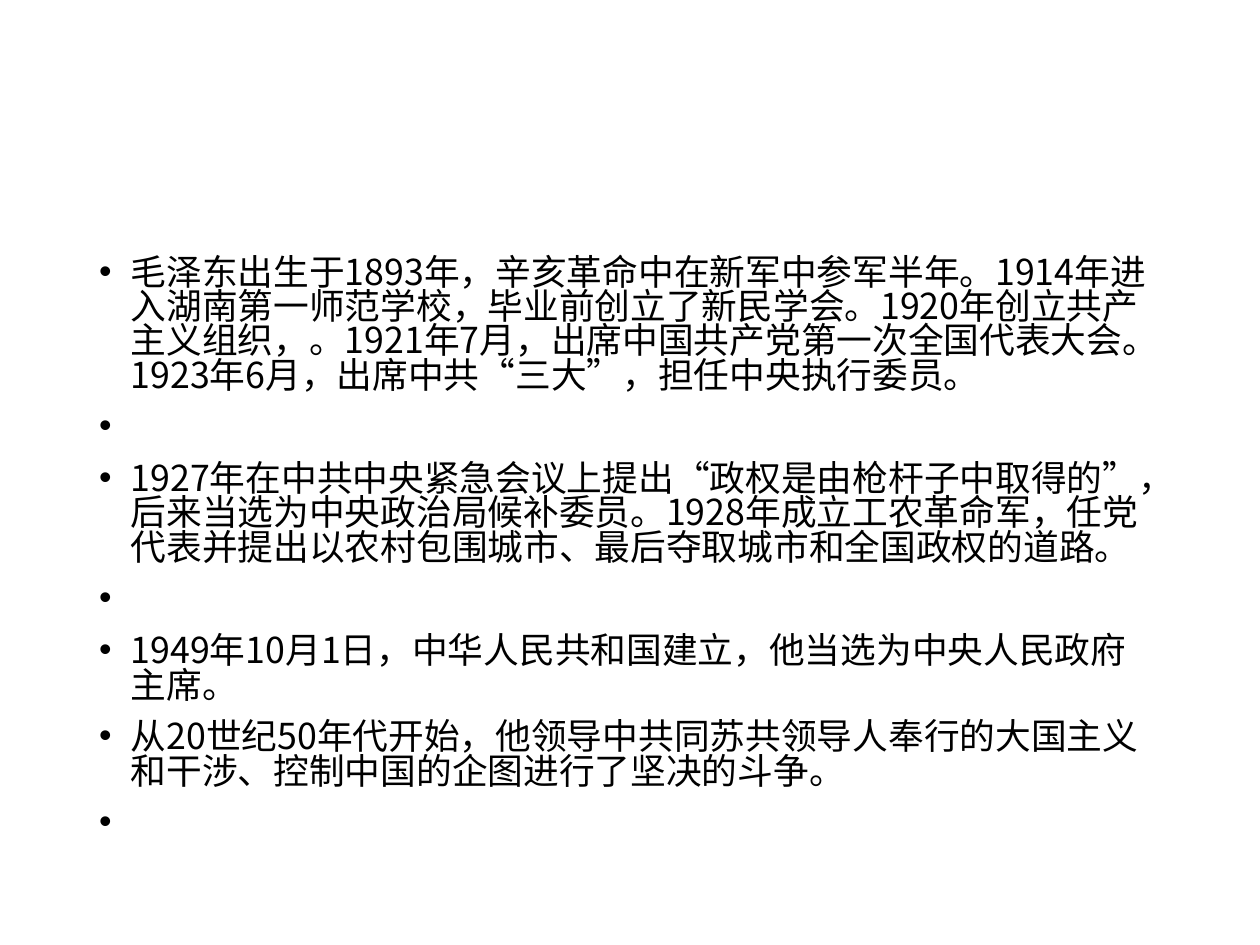
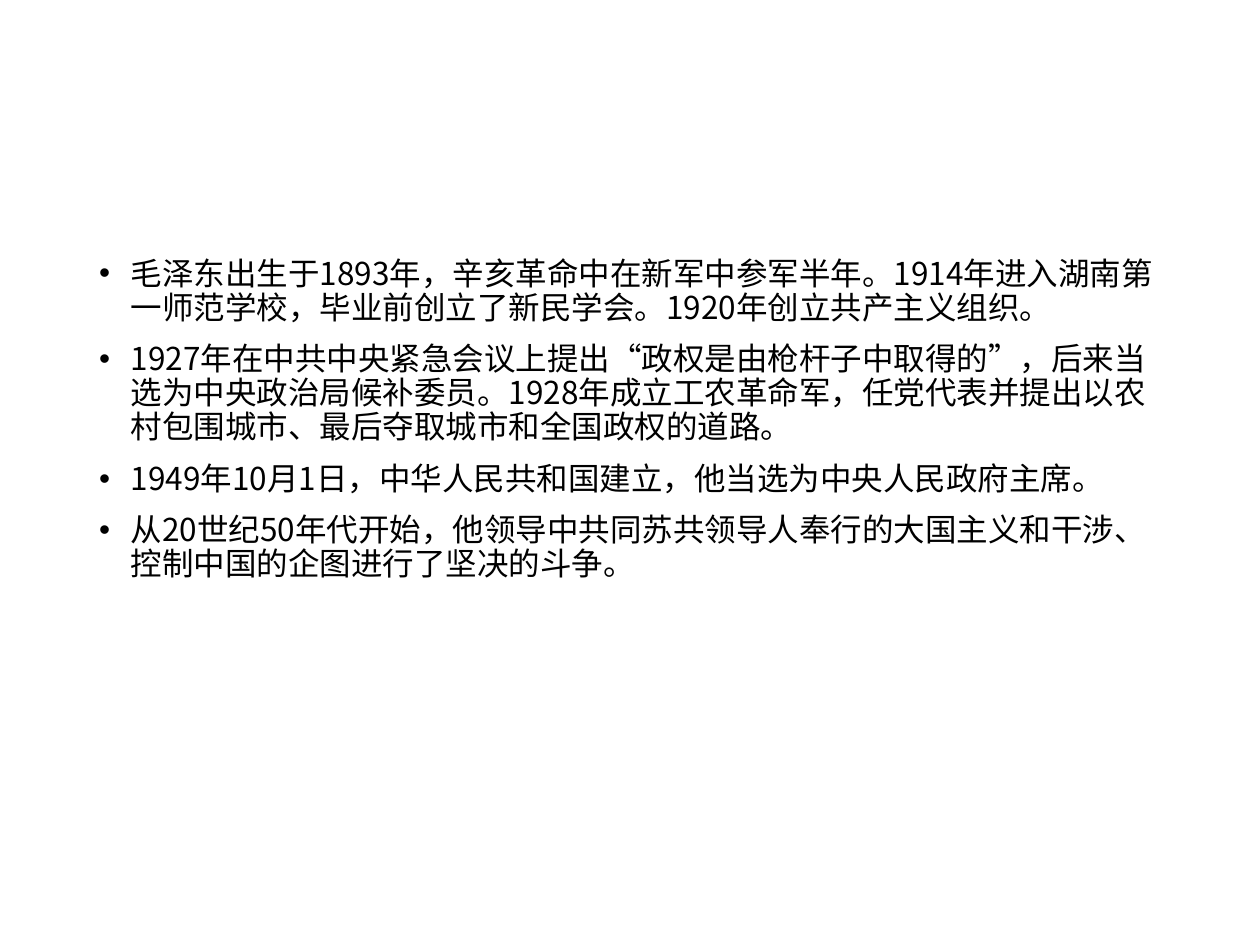
Before and after one commit to 117503445/history-ppt, a slide deck: slide 4 of 近代史张都铭小组-结构.pptx. Drawn at 1260x945 pixels with LibreOffice and Linux fonts; fonts in the diff are those of the drawing. Boxes give left, top, right and bottom in pixels: in the first picture for what was removed or moved away, otherwise in the second. Text is boxed around its words. In the diff, an @@ line names an element or a change of style, - is before the commit and + after.

```diff
--- a/近代史张都铭小组-结构.pptx
+++ b/近代史张都铭小组-结构.pptx
@@ text at bbox=[131, 258, 1153, 322]: text changed; size 20.4 to 18 pt @@
-• 毛泽东出生于1893年，辛亥革命中在新军中参军半年。1914年进入湖南第一师范学校，毕业前创立了新民学会。1920年创立共产主义组织，。1921年7月，出席中国共产党第一次全国代表大会。1923年6月，出席中共“三大”，担任中央执行委员。
+• 毛泽东出生于1893年，辛亥革命中在新军中参军半年。1914年进入湖南第一师范学校，毕业前创立了新民学会。1920年创立共产主义组织。
@@ text at bbox=[131, 343, 1146, 578]: size 20.4 to 18 pt in "1927年在中共中央紧急会议上提出“政权是由枪杆子中取得的”，后来当选为中央政治局候补委员。1928年成立工农革命军，任 ...", "1949年10月1日，中华人民共和国建立，他当选为中央人民政府主席。", "从20世纪50年代开始，他领导中共同苏共领导人奉行的大国主义和干涉、控制中国的企图进行了坚决的斗争。"; line spacing 0.8 to 0.9 @@
```
Also in this commit, not shown: 19 other slides changed, 4 slides added, 1 other file.
